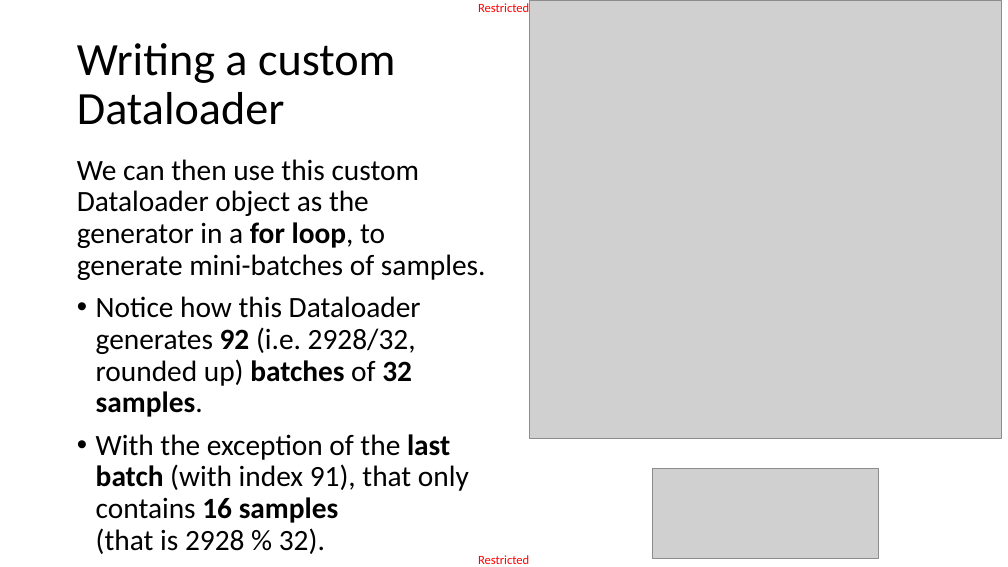
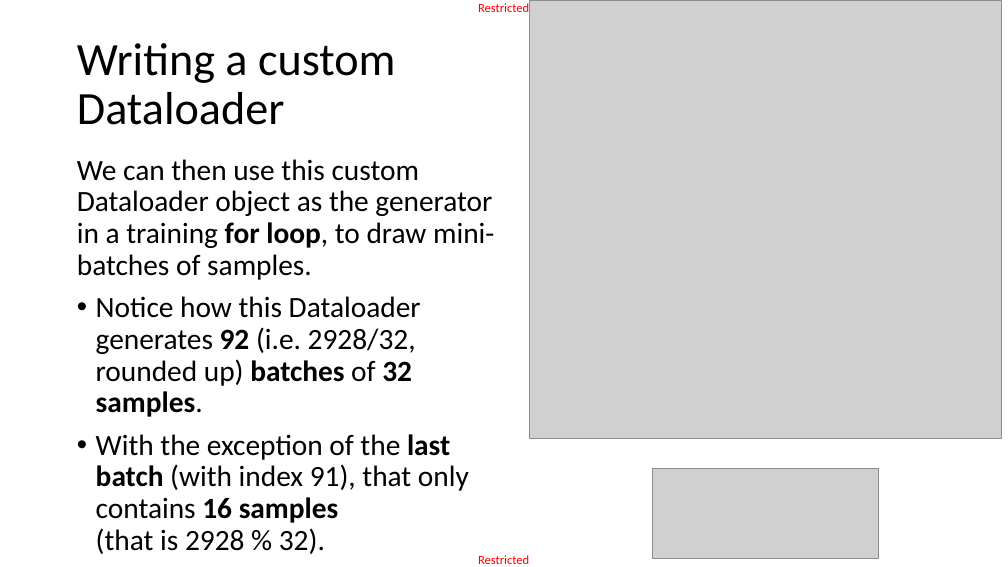
Before and after one commit to matthieudemari/SUTD_DL_50_039, a slide deck: slide 15 of W3/3. W3S3 final/W3S3.pptx. Drawn at 1008x567 pixels with LibreOffice and Linux fonts; fonts in the diff are those of the drawing; grey boxes stand for pictures. Boxes give left, top, right and bottom in pixels: in the first picture for what was removed or moved away, otherwise in the second. Text is boxed around its words. In the diff, an @@ line names an element or a change of style, - is before the commit and + after.

```diff
--- a/W3/3. W3S3 final/W3S3.pptx
+++ b/W3/3. W3S3 final/W3S3.pptx
@@ text at (77,159,494,280): text changed @@
-We can then use this custom Dataloader object as the generator in a for loop, to generate mini-batches of samples.
+We can then use this custom Dataloader object as the generator in a training for loop, to draw mini-batches of samples.
```
Also in this commit, not shown: 4 other slides changed, 17 other files.
